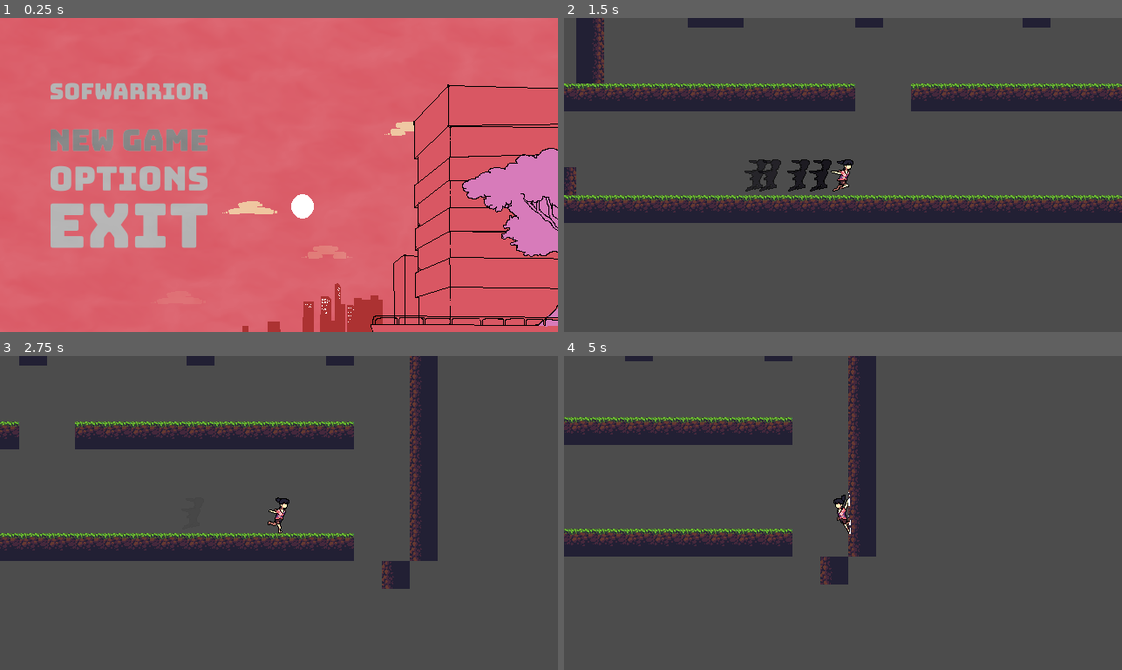
Above: before the commit, frames 1-4 (two rows, left to right).
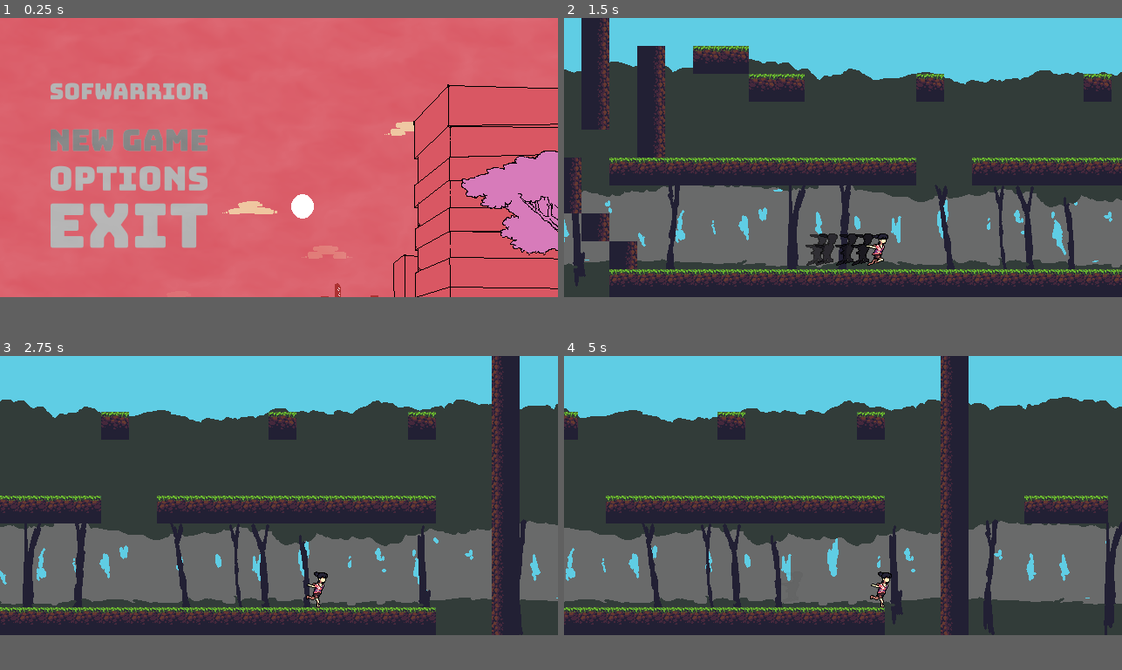
Above: after the commit, the same moments.

Repository: marcelo-lemos/Softwarrior
Game: Godot game, scene res://Nodes/UI/TitleScreen.tscn
Two runs of this game, one before a commit and one after it. Both use one fixed random seed, a clock stepped at 60 frames per second and the inputs below. The engine's default icon, where the game draws it, is replaced by a stand-in: a white triangle on a blue panel in a dark square.
Inputs (mouse positions are in pixels of both pictures, inside the frame that each line leads up to; where the layout moved, square brackets give the same spot in the first picture):
- Up to frame 1 (0.25 s): no input
- Up to frame 2 (1.5 s): click (692, 156) [692, 140] at 0.5 s; tap Enter (ui_accept) at 1.25 s; hold Right (ui_right) from 1.28 s (still down); hold C (dash) from 1.28 s (still down)
- Up to frame 3 (2.75 s): keep holding Right (ui_right); tap Z (jump) at 1.52, 2.27 s; release C (dash) at 2.03 s; tap C (dash) at 2.1 s
- Up to frame 4 (5 s): release Right (ui_right) at 2.78 s; hold Left (ui_left) 2.78-3.53 s; hold C (dash) 2.78-3.53 s; hold Right (ui_right) from 3.53 s (still down); tap C (dash) at 3.6 s; tap Z (jump) at 3.77, 4.52 s; hold C (dash) from 4.28 s (still down)
In our replay, the window is 640x360 before the commit and 640x320 after it. These sizes can differ from the game's own. Grey fills any space a smaller window leaves; there, only what the larger window draws over its background counts as a difference.

The runs differ from the first frame. In frame 1, 2.4% of the frame differs, in the area x 28-100%, y 41-100%; in frame 2, 85%; in frame 3, 87%; in frame 4, 87%, in the area x 0-100%, y 0-89%.

Commit message:
Add background (Art is still WIP)

Diff:
--- a/game/Nodes/Characters/Player/Dash.gd
+++ b/game/Nodes/Characters/Player/Dash.gd
@@ -1,7 +1,7 @@
 extends "PlayerBaseState.gd"
 
-const DASH_VELOCITY = 500
-const DASH_DURATION = 0.2
+const DASH_VELOCITY = 350
+const DASH_DURATION = 0.25
 
 var dash_time_count = 0.0
 var ground_dash = false
--- a/game/Nodes/Characters/Player/Player.tscn
+++ b/game/Nodes/Characters/Player/Player.tscn
@@ -2,32 +2,32 @@
 
 [ext_resource path="res://Nodes/Characters/Player/PlayerController.gd" type="Script" id=1]
 [ext_resource path="res://Nodes/Characters/GenericCharacter.tscn" type="PackedScene" id=2]
-[ext_resource path="res://Assets/Sprites/MC/PlayerDash1.png" type="Texture" id=3]
-[ext_resource path="res://Assets/Sprites/MC/PlayerDash2.png" type="Texture" id=4]
-[ext_resource path="res://Assets/Sprites/MC/PlayerDash3.png" type="Texture" id=5]
-[ext_resource path="res://Assets/Sprites/MC/PlayerDash4.png" type="Texture" id=6]
-[ext_resource path="res://Assets/Sprites/MC/PlayerIdle1.png" type="Texture" id=7]
-[ext_resource path="res://Assets/Sprites/MC/PlayerIdle2.png" type="Texture" id=8]
-[ext_resource path="res://Assets/Sprites/MC/PlayerIdle3.png" type="Texture" id=9]
-[ext_resource path="res://Assets/Sprites/MC/PlayerIdle4.png" type="Texture" id=10]
-[ext_resource path="res://Assets/Sprites/MC/PlayerIdle5.png" type="Texture" id=11]
-[ext_resource path="res://Assets/Sprites/MC/PlayerIdle6.png" type="Texture" id=12]
-[ext_resource path="res://Assets/Sprites/MC/PlayerWall1.png" type="Texture" id=13]
-[ext_resource path="res://Assets/Sprites/MC/PlayerWall2.png" type="Texture" id=14]
-[ext_resource path="res://Assets/Sprites/MC/PlayerWall3.png" type="Texture" id=15]
-[ext_resource path="res://Assets/Sprites/MC/playerJumpUp.png" type="Texture" id=16]
-[ext_resource path="res://Assets/Sprites/MC/PlayerRun1.png" type="Texture" id=17]
-[ext_resource path="res://Assets/Sprites/MC/PlayerRun2.png" type="Texture" id=18]
-[ext_resource path="res://Assets/Sprites/MC/PlayerRun3.png" type="Texture" id=19]
-[ext_resource path="res://Assets/Sprites/MC/PlayerRun4.png" type="Texture" id=20]
-[ext_resource path="res://Assets/Sprites/MC/PlayerRun5.png" type="Texture" id=21]
-[ext_resource path="res://Assets/Sprites/MC/PlayerRun6.png" type="Texture" id=22]
-[ext_resource path="res://Assets/Sprites/MC/PlayerRun7.png" type="Texture" id=23]
-[ext_resource path="res://Assets/Sprites/MC/PlayerRun8.png" type="Texture" id=24]
-[ext_resource path="res://Assets/Sprites/MC/PlayerRun9.png" type="Texture" id=25]
-[ext_resource path="res://Assets/Sprites/MC/PlayerRun10.png" type="Texture" id=26]
-[ext_resource path="res://Assets/Sprites/MC/PlayerRun11.png" type="Texture" id=27]
-[ext_resource path="res://Assets/Sprites/MC/playerJumpDown.png" type="Texture" id=28]
+[ext_resource path="res://Assets/Sprites/MC/PlayerWall1.png" type="Texture" id=3]
+[ext_resource path="res://Assets/Sprites/MC/PlayerWall2.png" type="Texture" id=4]
+[ext_resource path="res://Assets/Sprites/MC/PlayerWall3.png" type="Texture" id=5]
+[ext_resource path="res://Assets/Sprites/MC/PlayerRun1.png" type="Texture" id=6]
+[ext_resource path="res://Assets/Sprites/MC/PlayerRun2.png" type="Texture" id=7]
+[ext_resource path="res://Assets/Sprites/MC/PlayerRun3.png" type="Texture" id=8]
+[ext_resource path="res://Assets/Sprites/MC/PlayerRun4.png" type="Texture" id=9]
+[ext_resource path="res://Assets/Sprites/MC/PlayerRun5.png" type="Texture" id=10]
+[ext_resource path="res://Assets/Sprites/MC/PlayerRun6.png" type="Texture" id=11]
+[ext_resource path="res://Assets/Sprites/MC/PlayerRun7.png" type="Texture" id=12]
+[ext_resource path="res://Assets/Sprites/MC/PlayerRun8.png" type="Texture" id=13]
+[ext_resource path="res://Assets/Sprites/MC/PlayerRun9.png" type="Texture" id=14]
+[ext_resource path="res://Assets/Sprites/MC/PlayerRun10.png" type="Texture" id=15]
+[ext_resource path="res://Assets/Sprites/MC/PlayerRun11.png" type="Texture" id=16]
+[ext_resource path="res://Assets/Sprites/MC/playerJumpDown.png" type="Texture" id=17]
+[ext_resource path="res://Assets/Sprites/MC/playerJumpUp.png" type="Texture" id=18]
+[ext_resource path="res://Assets/Sprites/MC/PlayerDash1.png" type="Texture" id=19]
+[ext_resource path="res://Assets/Sprites/MC/PlayerDash2.png" type="Texture" id=20]
+[ext_resource path="res://Assets/Sprites/MC/PlayerDash3.png" type="Texture" id=21]
+[ext_resource path="res://Assets/Sprites/MC/PlayerDash4.png" type="Texture" id=22]
+[ext_resource path="res://Assets/Sprites/MC/PlayerIdle1.png" type="Texture" id=23]
+[ext_resource path="res://Assets/Sprites/MC/PlayerIdle2.png" type="Texture" id=24]
+[ext_resource path="res://Assets/Sprites/MC/PlayerIdle3.png" type="Texture" id=25]
+[ext_resource path="res://Assets/Sprites/MC/PlayerIdle4.png" type="Texture" id=26]
+[ext_resource path="res://Assets/Sprites/MC/PlayerIdle5.png" type="Texture" id=27]
+[ext_resource path="res://Assets/Sprites/MC/PlayerIdle6.png" type="Texture" id=28]
 [ext_resource path="res://Nodes/Characters/Player/PlayerStateMachine.gd" type="Script" id=29]
 [ext_resource path="res://Nodes/Characters/Player/Move.gd" type="Script" id=30]
 [ext_resource path="res://Nodes/Characters/Player/Dash.gd" type="Script" id=31]
@@ -40,35 +40,35 @@
 
 [sub_resource type="SpriteFrames" id=1]
 animations = [ {
-"frames": [ ExtResource( 3 ), ExtResource( 4 ), ExtResource( 5 ), ExtResource( 6 ) ],
+"frames": [ ExtResource( 3 ), ExtResource( 4 ), ExtResource( 5 ) ],
+"loop": true,
+"name": "Wall",
+"speed": 12.0
+}, {
+"frames": [ ExtResource( 6 ), ExtResource( 7 ), ExtResource( 8 ), ExtResource( 9 ), ExtResource( 10 ), ExtResource( 11 ), ExtResource( 12 ), ExtResource( 13 ), ExtResource( 14 ), ExtResource( 15 ), ExtResource( 16 ) ],
+"loop": true,
+"name": "Run",
+"speed": 19.0
+}, {
+"frames": [ ExtResource( 17 ) ],
+"loop": true,
+"name": "JumpDown",
+"speed": 5.0
+}, {
+"frames": [ ExtResource( 18 ) ],
+"loop": true,
+"name": "JumpUp",
+"speed": 5.0
+}, {
+"frames": [ ExtResource( 19 ), ExtResource( 20 ), ExtResource( 21 ), ExtResource( 22 ) ],
 "loop": true,
 "name": "Dash",
 "speed": 12.0
 }, {
-"frames": [ ExtResource( 7 ), ExtResource( 8 ), ExtResource( 9 ), ExtResource( 10 ), ExtResource( 11 ), ExtResource( 12 ) ],
+"frames": [ ExtResource( 23 ), ExtResource( 24 ), ExtResource( 25 ), ExtResource( 26 ), ExtResource( 27 ), ExtResource( 28 ) ],
 "loop": true,
 "name": "Idle",
 "speed": 10.0
-}, {
-"frames": [ ExtResource( 13 ), ExtResource( 14 ), ExtResource( 15 ) ],
-"loop": true,
-"name": "Wall",
-"speed": 12.0
-}, {
-"frames": [ ExtResource( 16 ) ],
-"loop": true,
-"name": "JumpUp",
-"speed": 5.0
-}, {
-"frames": [ ExtResource( 17 ), ExtResource( 18 ), ExtResource( 19 ), ExtResource( 20 ), ExtResource( 21 ), ExtResource( 22 ), ExtResource( 23 ), ExtResource( 24 ), ExtResource( 25 ), ExtResource( 26 ), ExtResource( 27 ) ],
-"loop": true,
-"name": "Run",
-"speed": 19.0
-}, {
-"frames": [ ExtResource( 28 ) ],
-"loop": true,
-"name": "JumpDown",
-"speed": 5.0
 } ]
 
 [sub_resource type="RectangleShape2D" id=2]
@@ -169,6 +169,9 @@
 
 [node name="Camera2D" type="Camera2D" parent="GenericCharacter"]
 current = true
+limit_left = -50
+limit_bottom = 0
+smoothing_enabled = true
 
 [node name="TextureEmitter" type="Node2D" parent="GenericCharacter"]
 show_behind_parent = true
--- a/game/Nodes/Stages/TestStage.tscn
+++ b/game/Nodes/Stages/TestStage.tscn
@@ -1,23 +1,28 @@
-[gd_scene load_steps=4 format=2]
+[gd_scene load_steps=7 format=2]
 
 [ext_resource path="res://Nodes/Stages/Tileset/tileset.res" type="TileSet" id=1]
 [ext_resource path="res://Nodes/Characters/Player/Player.tscn" type="PackedScene" id=2]
 [ext_resource path="res://Nodes/Stages/Pause.gd" type="Script" id=3]
+[ext_resource path="res://Assets/Sprites/Map/background3.png" type="Texture" id=4]
+[ext_resource path="res://Assets/Sprites/Map/background2.png" type="Texture" id=5]
+[ext_resource path="res://Assets/Sprites/Map/background1.png" type="Texture" id=6]
 
 [node name="TestScene" type="Node"]
 
 [node name="TileMap" type="TileMap" parent="."]
+position = Vector2( -30, -320 )
 tile_set = ExtResource( 1 )
 cell_size = Vector2( 32, 32 )
 collision_layer = 2
 collision_mask = 0
 format = 1
-tile_data = PoolIntArray( -327680, 536870912, 0, -262144, 53 …(470 unchanged characters)…  0, 262146, 536870912, 0, 262170, 0, 0, 393215, 536870912, 0, 327681, 1, 0, 327682, 1, 0, 327683, 1, 0, 327684, 1, 0, 327685, 1, 0, 327686, 1, 0, 327687, 1, 0, 327688, 1, 0, 327689, 1, 0, 327690, 1, 0, 327691, 1, 0, 327694, 1, 0, 327695, 1, 0, 327696, 1, 0, 327697, 1, 0, 327698, 1, 0, 327699, 1, 0, 327700, 1, 0, 327701, 1, 0, 327702, 1, 0, 327703, 1, 0, 327706, 0, 0, 458751, 536870912, 0, 393242, 0, 0, 458752, 536870912, 0, 458778, 0, 0, 524289, 536870912, 0, 524314, 0, 0, 589825, 1, 0, 589826, 1, 0, 5898 …(318 unchanged characters)…
+tile_data = PoolIntArray( -327680, 536870912, 0, -262144, 53 …(470 unchanged characters)…  0, 262146, 536870912, 0, 262170, 0, 0, 262189, 0, 0, 262199, 1, 0, 393215, 536870912, 0, 327681, 1, 0, 327682, 1, 0, 327683, 1, 0, 327684, 1, 0, 327685, 1, 0, 327686, 1, 0, 327687, 1, 0, 327688, 1, 0, 327689, 1, 0, 327690, 1, 0, 327691, 1, 0, 327694, 1, 0, 327695, 1, 0, 327696, 1, 0, 327697, 1, 0, 327698, 1, 0, 327699, 1, 0, 327700, 1, 0, 327701, 1, 0, 327702, 1, 0, 327703, 1, 0, 327706, 0, 0, 327709, 1, 0, 327710, 1, 0, 327711, 1, 0, 327721, 0, 0, 327725, 0, 0, 327749, 1, 0, 458751, 536870912, 0, 393242, 0, 0, 393257, 0, 0, 393274, 1, 0, 458752, 536870912, 0, 458778, 0, 0, 458803, 0, 0, 524289, 536870912, 0, 524314, 0, 0, 524322, 1, 0, 524323, 1, 0, 524324, 1, 0, 524339, 0, 0, 589825, 1, 0, 589826, 1, 0, 5898 …(318 unchanged characters)…
 
 [node name="Player" parent="." instance=ExtResource( 2 )]
-position = Vector2( 270.193, 232.902 )
+position = Vector2( 240.193, -87.098 )
 
 [node name="CanvasLayer" type="CanvasLayer" parent="."]
+editor/display_folded = true
 layer = 100
 
 [node name="Pause" type="Control" parent="CanvasLayer"]
@@ -31,3 +36,41 @@
 anchor_right = 1.0
 anchor_bottom = 1.0
 color = Color( 0, 0, 0, 0.352941 )
+
+[node name="ParallaxBackground" type="ParallaxBackground" parent="."]
+scroll_base_offset = Vector2( 1, 0 )
+
+[node name="ParallaxLayer2" type="ParallaxLayer" parent="ParallaxBackground"]
+position = Vector2( -400, -310 )
+motion_scale = Vector2( 2, 1 )
+motion_mirroring = Vector2( 0.1, 0.1 )
+
+[node name="Sprite" type="Sprite" parent="ParallaxBackground/ParallaxLayer2"]
+position = Vector2( 0, -40 )
+texture = ExtResource( 4 )
+centered = false
+region_enabled = true
+region_rect = Rect2( 0, 0, 2048, 2048 )
+
+[node name="ParallaxLayer3" type="ParallaxLayer" parent="ParallaxBackground"]
+position = Vector2( -400, -310 )
+motion_scale = Vector2( 0.3, 1 )
+motion_offset = Vector2( 10, 0 )
+
+[node name="Sprite" type="Sprite" parent="ParallaxBackground/ParallaxLayer3"]
+position = Vector2( 0, -40 )
+texture = ExtResource( 5 )
+centered = false
+region_enabled = true
+region_rect = Rect2( 0, 0, 10000, 320 )
+
+[node name="ParallaxLayer" type="ParallaxLayer" parent="ParallaxBackground"]
+position = Vector2( -400, -310 )
+motion_scale = Vector2( 0.8, 1 )
+
+[node name="Sprite" type="Sprite" parent="ParallaxBackground/ParallaxLayer"]
+position = Vector2( 0, -40 )
+texture = ExtResource( 6 )
+centered = false
+region_enabled = true
+region_rect = Rect2( 0, 0, 100000, 400 )
--- a/game/Nodes/UI/TitleScreen.tscn
+++ b/game/Nodes/UI/TitleScreen.tscn
@@ -98,7 +98,7 @@
 [node name="Arvore" type="AnimatedSprite" parent="."]
 z_index = 3
 frames = SubResource( 1 )
-frame = 6
+frame = 3
 playing = true
 centered = false
 
--- a/game/project.godot
+++ b/game/project.godot
@@ -41,7 +41,7 @@
 [display]
 
 window/size/width=640
-window/size/height=360
+window/size/height=320
 window/dpi/allow_hidpi=true
 window/per_pixel_transparency/allowed=true
 window/stretch/mode="2d"
Binary file added: game/Assets/Sprites/Map/background.png
Not shown, added: game/Assets/Sprites/Map/background.png.import
Binary file added: game/Assets/Sprites/Map/background1.png
Not shown, added: game/Assets/Sprites/Map/background1.png.import
Binary file added: game/Assets/Sprites/Map/background2.png
Not shown, added: game/Assets/Sprites/Map/background2.png.import
Binary file added: game/Assets/Sprites/Map/background3.png
Not shown, added: game/Assets/Sprites/Map/background3.png.import
